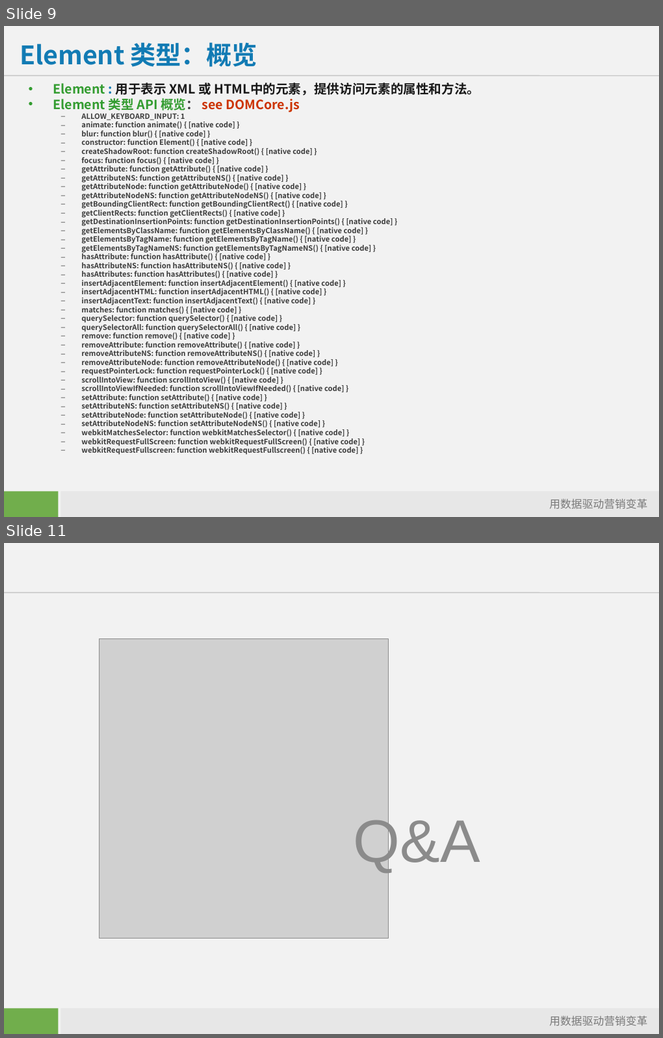
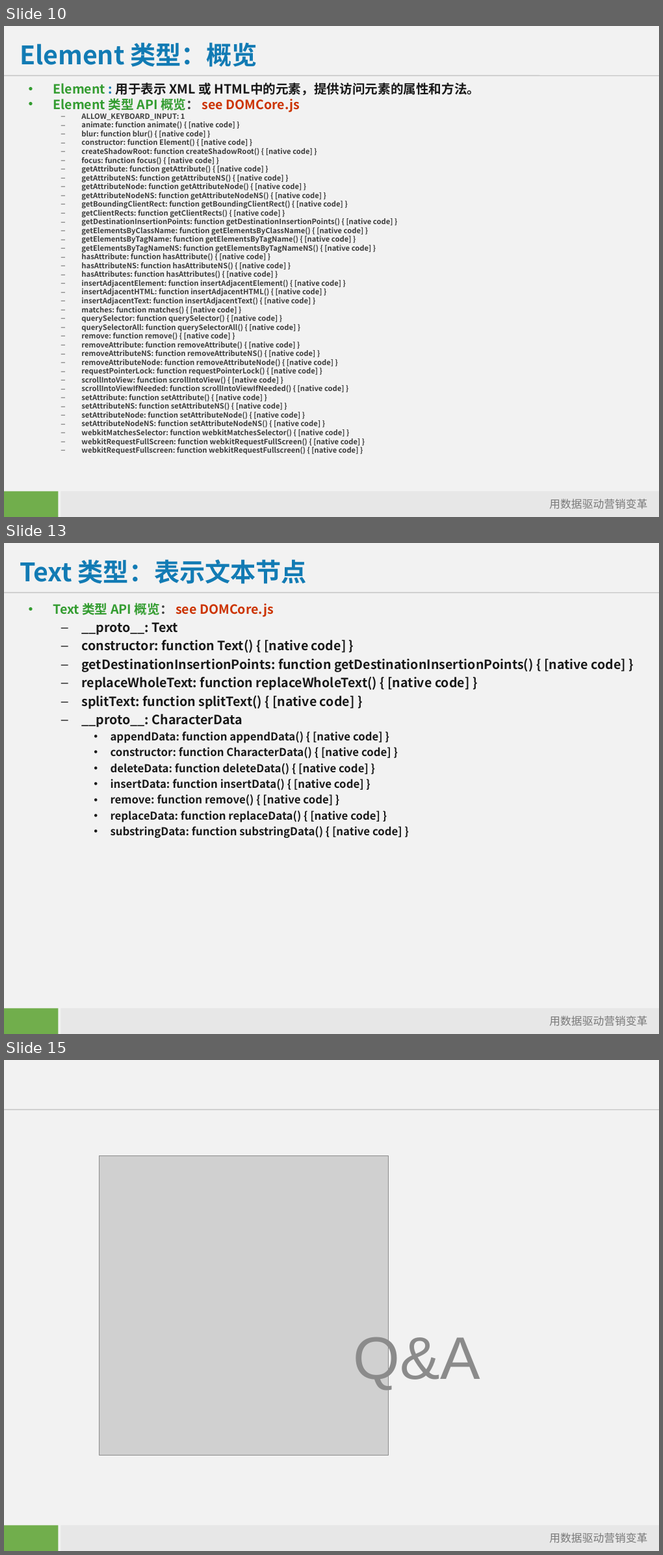
Before and after one commit to starzou/dom-edge, a slide deck: doc/DOM及其应用-DOM-API详解.ppt. Shown one above the other, each under a label of ours: slides 9 and 11 before the commit, slides 10, 13 and 15 after it; the slides between them are not shown. The pictures are 663x1038 and 663x1555 pixels, drawn with LibreOffice and Linux fonts; fonts in the diff are those of the drawing; grey boxes stand for pictures; background and template pictures are left out. Boxes give left, top, right and bottom in pixels: in the first picture for what was removed or moved away, otherwise in the second. Text is boxed around its words. In the diff, an @@ line names an element or a change of style, - is before the commit and + after.

```diff
--- a/doc/DOM及其应用-DOM-API详解.ppt
+++ b/doc/DOM及其应用-DOM-API详解.ppt
@@ slide 13 added at bbox=[4, 543, 659, 1034], background #F2F2F2; not listed: 4 template elements that a slide beside it also shows @@
@@ title added at bbox=[20, 559, 307, 584], 28 pt, text #127BB4, bold @@
+Text 类型：表示文本节点
@@ text added at bbox=[53, 603, 627, 838], 12 pt, text #181818, bold @@
+• Text 类型 API 概览： see DOMCore.js
+  – __proto__: Text
+  – constructor: function Text() { [native code] }
+  – getDestinationInsertionPoints: function getDestinationInsertionPoints() { [native code] }
+  – replaceWholeText: function replaceWholeText() { [native code] }
+  – splitText: function splitText() { [native code] }
+  – __proto__: CharacterData
+    • appendData: function appendData() { [native code] }
+    • constructor: function CharacterData() { [native code] }
+    • deleteData: function deleteData() { [native code] }
+    • insertData: function insertData() { [native code] }
+    • remove: function remove() { [native code] }
+    • replaceData: function replaceData() { [native code] }
+    • substringData: function substringData() { [native code] }
@@ what was slide 9 is now slide 10 @@
@@ what was slide 11 is now slide 15 @@
```
Also in this commit, not shown: 3 other slides added, 2 other files.
